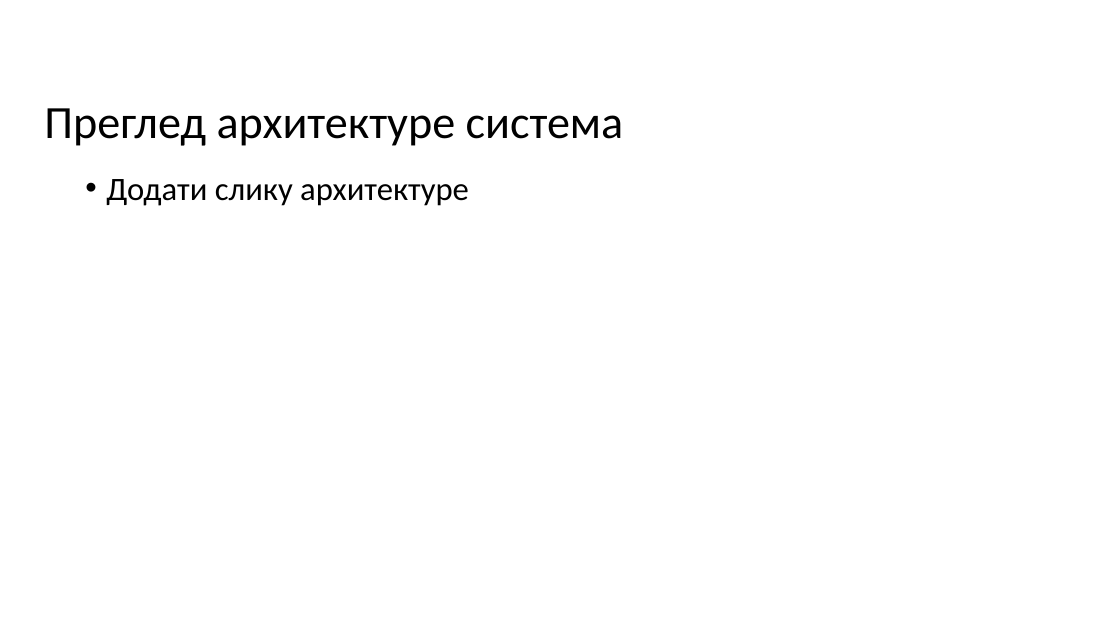
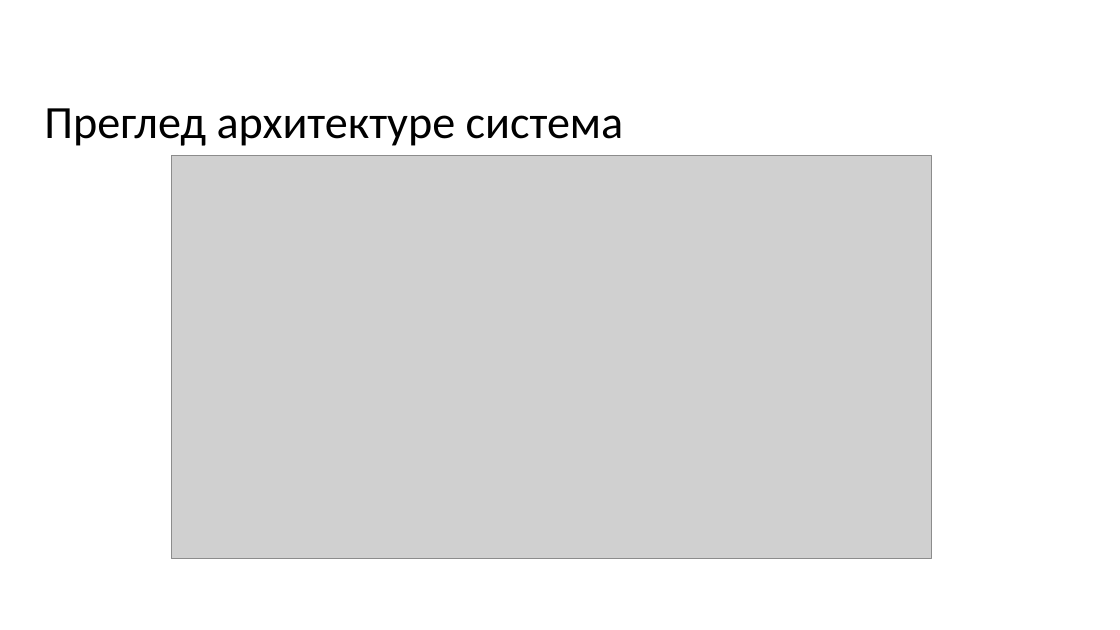
Before and after one commit to bozzano101/FuzzyGreenhouse, a slide deck: slide 7 of Presentation/Presentation.pptx. Drawn at 1120x630 pixels with LibreOffice and Linux fonts; fonts in the diff are those of the drawing; grey boxes stand for pictures; background and template pictures are left out. Boxes give left, top, right and bottom in pixels: in the first picture for what was removed or moved away, otherwise in the second. Text is boxed around its words. In the diff, an @@ line names an element or a change of style, - is before the commit and + after.

```diff
--- a/Presentation/Presentation.pptx
+++ b/Presentation/Presentation.pptx
@@ text removed at (106, 179, 469, 206) @@
-• Додати слику архитектуре
@@ picture added at (171, 155, 932, 559) @@
```
Also in this commit, not shown: 2 other slides changed, 2 slides added, 1 slide removed, 2 other files.
